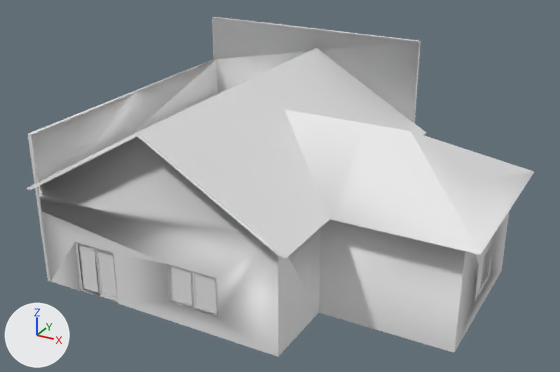
One commit to the COLLADA model telhados/casaa.dae: the scene before it, then after it.
Rendered twice from a 50 mm camera at (12.5, -24.1, 15.4) aimed at (-0.6, -0.4, 3.6). Every picture has the same lights, and +X, +Y and +Z are marked at lower left. Materials are left out; every surface is plain grey. Vertices at the same position are counted once.

Names of what the first picture shows: 'SketchUp'.
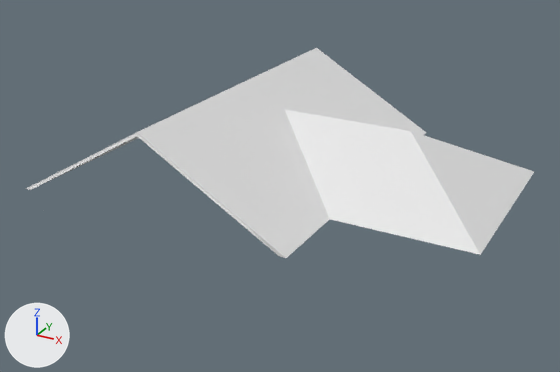
What changed in the scene script:
```text
Change me_sketchup:
    used by ob_sketchup; location = (0.0, 0.0, 0.0)
    remove me_sketchup.from_pydata(...)  # 641 vertices, 1419 faces; spans x -7.9..7.8, y -6.2..6.5, z 0.0..8.0
    add me_sketchup.from_pydata(...)  # 362 vertices, 700 faces; spans x -7.8..7.8, y -6.2..6.4, z 3.0..7.3
    me_sketchup part 1: 1 vertex moved within x 7.1, y 3.5, z 4.4; 279 vertices removed from x -7.9..7.2, y -5.6..6.5, z 0.0..8.0
```

Location of each change, (x1, y1, x2, y2) in pixels of the pictures (560 x 372 px):
'SketchUp', reshaped (38% shorter)
    before: (26, 17, 534, 357)
    after: (26, 48, 534, 258)
part 1 of me_sketchup, cut back
    before: (28, 17, 509, 357)
